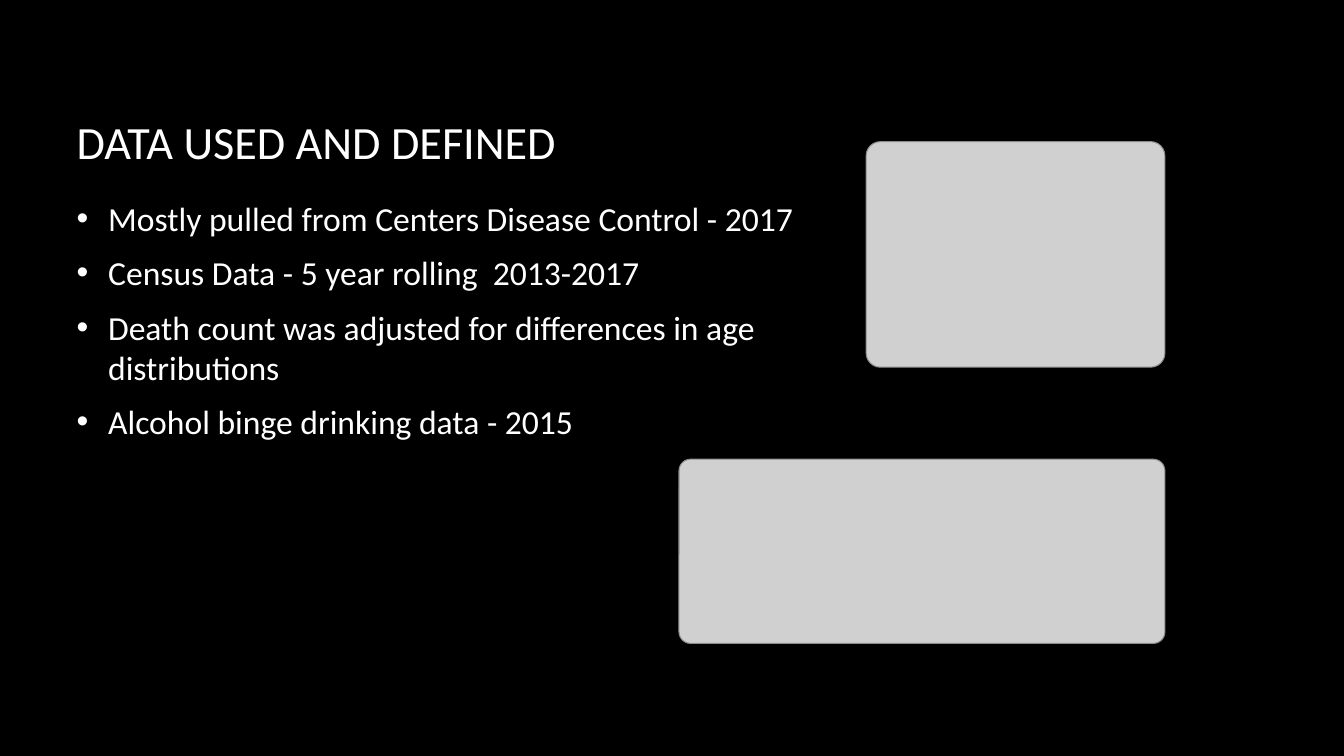
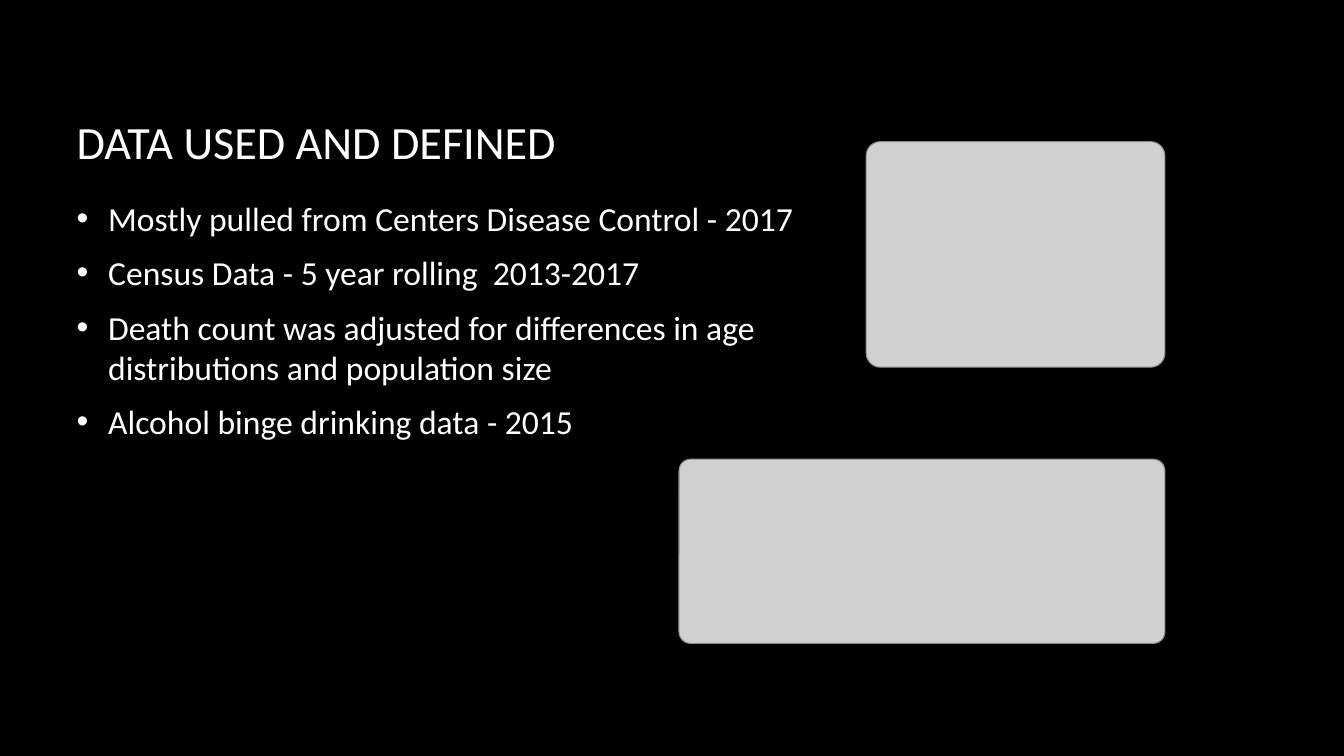
Before and after one commit to Phantogram/Project-BTTV, a slide deck: slide 5 of Project_One_BTTV.pptx. Drawn at 1344x756 pixels with LibreOffice and Linux fonts; fonts in the diff are those of the drawing; grey boxes stand for pictures; background and template pictures are left out. Boxes give left, top, right and bottom in pixels: in the first picture for what was removed or moved away, otherwise in the second. Text is boxed around its words. In the diff, an @@ line names an element or a change of style, - is before the commit and + after.

```diff
--- a/Project_One_BTTV.pptx
+++ b/Project_One_BTTV.pptx
@@ text at (108,316,754,386): text changed @@
-• Death count was adjusted for differences in age distributions
+• Death count was adjusted for differences in age distributions and population size
```
Also in this commit, not shown: 3 other slides changed, 1 slide added.
